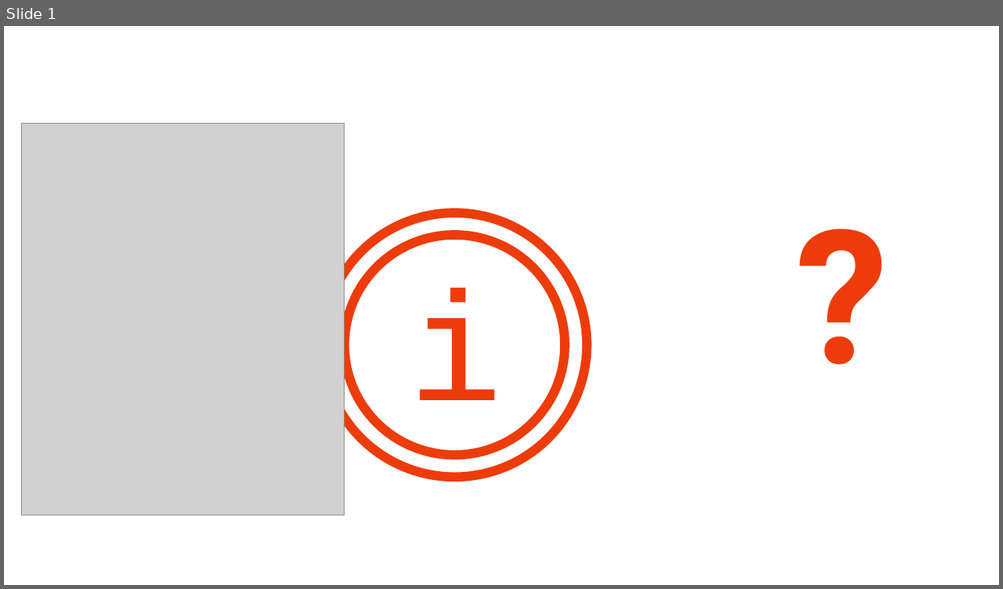
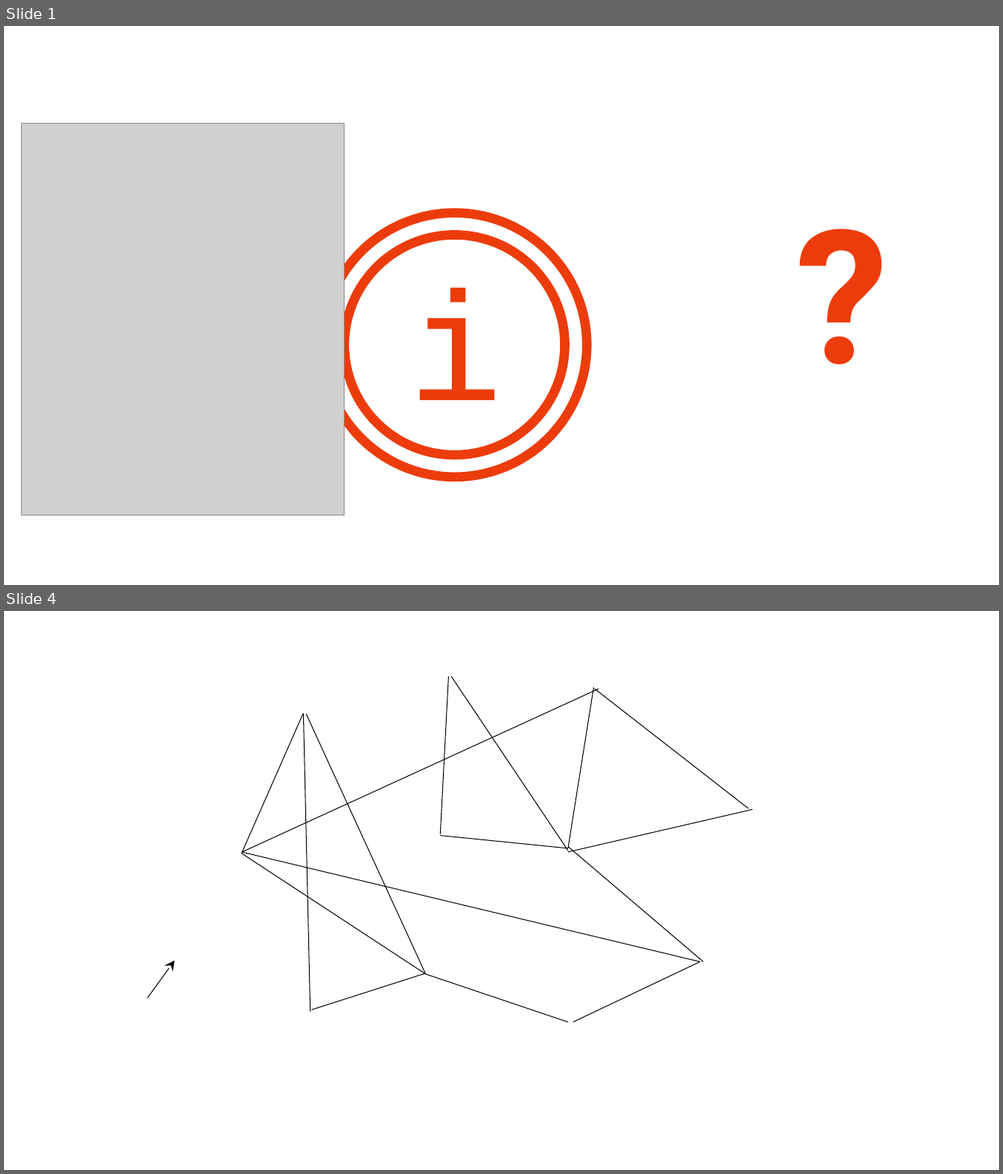
Before and after one commit to GFFischer/gff_blockchain_konzepte, a slide deck: prototyp/symbole_und_farben.pptx. Shown one above the other, each under a label of ours: slide 1 before the commit, slides 1 and 4 after it; the slides between them are not shown. The pictures are 1003x589 and 1003x1174 pixels, drawn with LibreOffice and Linux fonts; fonts in the diff are those of the drawing; grey boxes stand for pictures. Boxes give left, top, right and bottom in pixels: in the first picture for what was removed or moved away, otherwise in the second. Text is boxed around its words. In the diff, an @@ line names an element or a change of style, - is before the commit and + after.

```diff
--- a/prototyp/symbole_und_farben.pptx
+++ b/prototyp/symbole_und_farben.pptx
@@ slide 4 added at bbox=[4, 611, 999, 1170], background #FFFFFF @@
@@ line added from (441, 834) to (449, 677), #000000 0.75 pt @@
@@ line added from (568, 851) to (451, 677), #000000 0.75 pt @@
@@ line added from (242, 852) to (599, 689), #000000 0.75 pt @@
@@ line added from (568, 849) to (594, 687), #000000 0.75 pt @@
@@ line added from (748, 809) to (595, 689), #000000 0.75 pt @@
@@ line added from (242, 854) to (303, 714), #000000 0.75 pt @@
@@ line added from (303, 713) to (310, 1011), #000000 0.75 pt @@
@@ line added from (306, 714) to (426, 974), #000000 0.75 pt @@
@@ line added from (568, 852) to (752, 809), #000000 0.75 pt @@
@@ line added from (242, 852) to (700, 963), #000000 0.75 pt @@
@@ line added from (242, 854) to (426, 974), #000000 0.75 pt @@
@@ line added from (568, 849) to (441, 835), #000000 0.75 pt @@
@@ line added from (703, 963) to (568, 847), #000000 0.75 pt @@
@@ arrow added from (148, 998) to (175, 961), #000000 0.75 pt @@
@@ line added from (573, 1023) to (700, 963), #000000 0.75 pt @@
@@ line added from (311, 1010) to (425, 974), #000000 0.75 pt @@
@@ line added from (426, 974) to (568, 1023), #000000 0.75 pt @@
```
Also in this commit, not shown: 3 other slides added, 10 other files.
